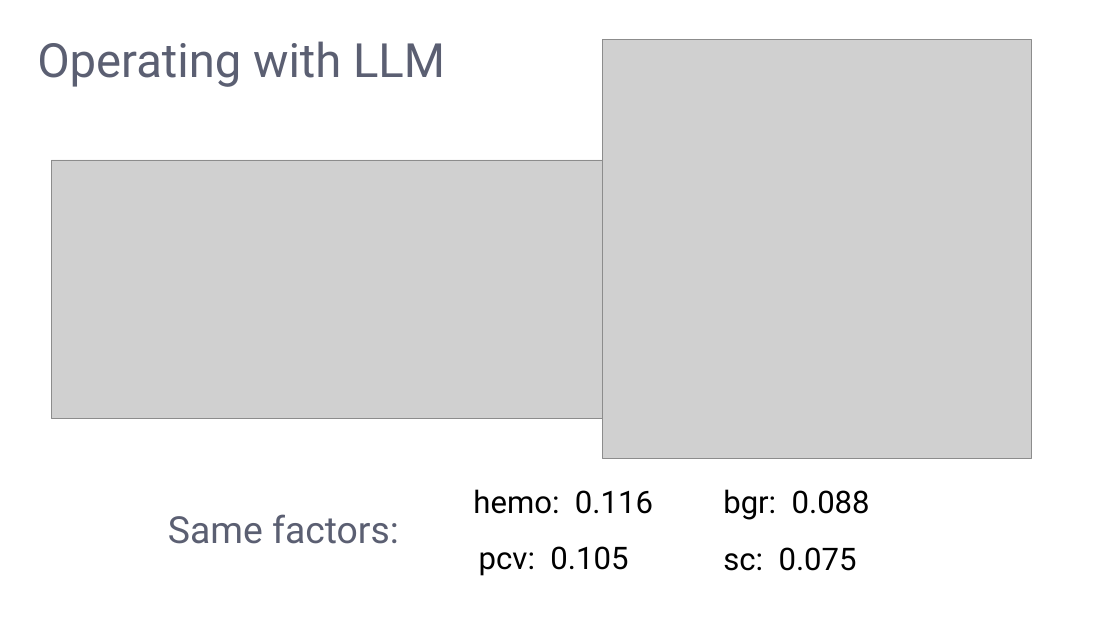
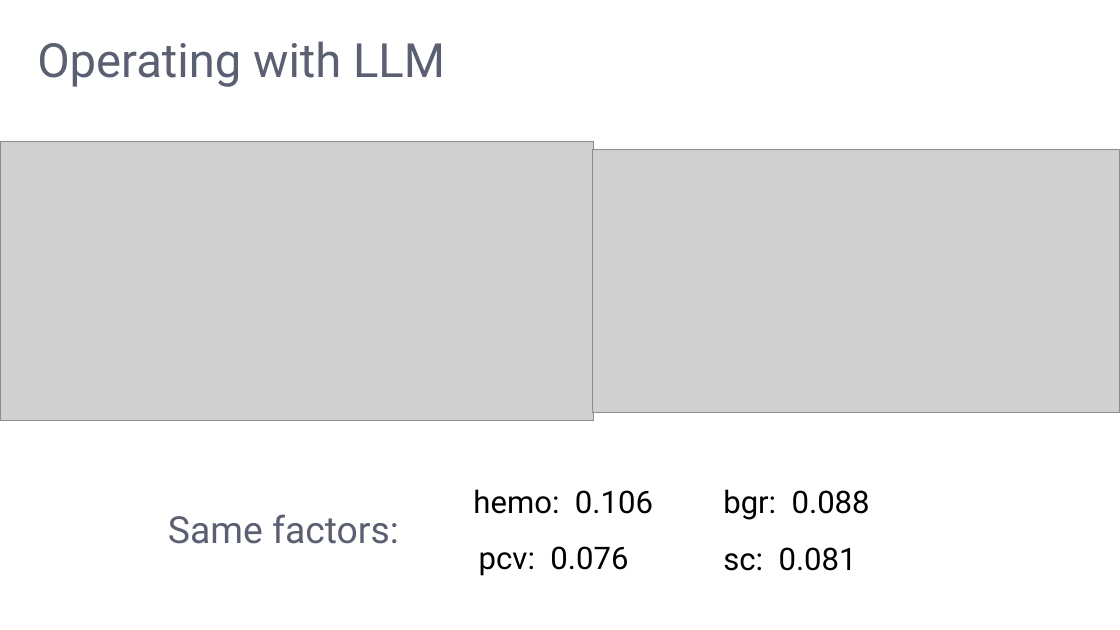
Before and after one commit to LeeMoofon0222/Vizuro_Intern, a slide deck: slide 27 of ckd_process/kidney_disease_ppt.pptx (slide 16 before the commit). Drawn at 1120x630 pixels with LibreOffice and Linux fonts; fonts in the diff are those of the drawing; grey boxes stand for pictures; background and template pictures are left out. Boxes give left, top, right and bottom in pixels: in the first picture for what was removed or moved away, otherwise in the second. Text is boxed around its words. In the diff, an @@ line names an element or a change of style, - is before the commit and + after.

```diff
--- a/ckd_process/kidney_disease_ppt.pptx
+++ b/ckd_process/kidney_disease_ppt.pptx
@@ picture: place and size @@
-picture at bbox=[52, 160, 602, 418]
+picture at bbox=[0, 141, 594, 420]
@@ picture: place and size @@
-picture at bbox=[602, 40, 1032, 459]
+picture at bbox=[592, 150, 1119, 412]
@@ text at bbox=[473, 489, 653, 514]: text changed @@
-hemo: 0.116
+hemo: 0.106
@@ text at bbox=[479, 546, 628, 576]: text changed @@
-pcv: 0.105
+pcv: 0.076
@@ text at bbox=[723, 547, 857, 571]: text changed @@
-sc: 0.075
+sc: 0.081
```
Also in this commit, not shown: 3 other slides changed, 2 other files.
